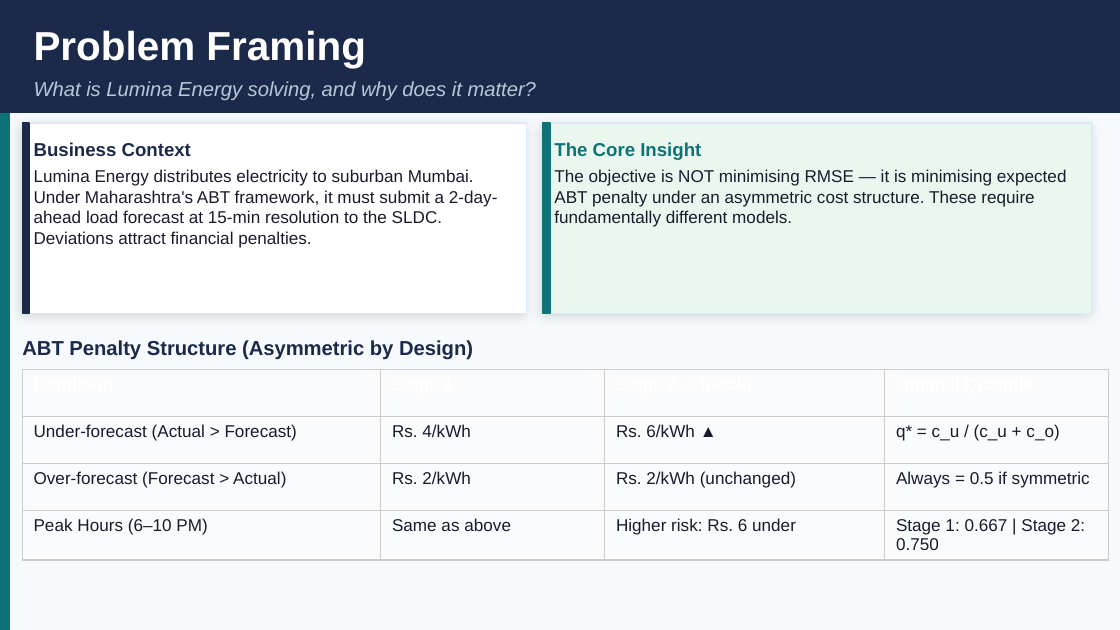
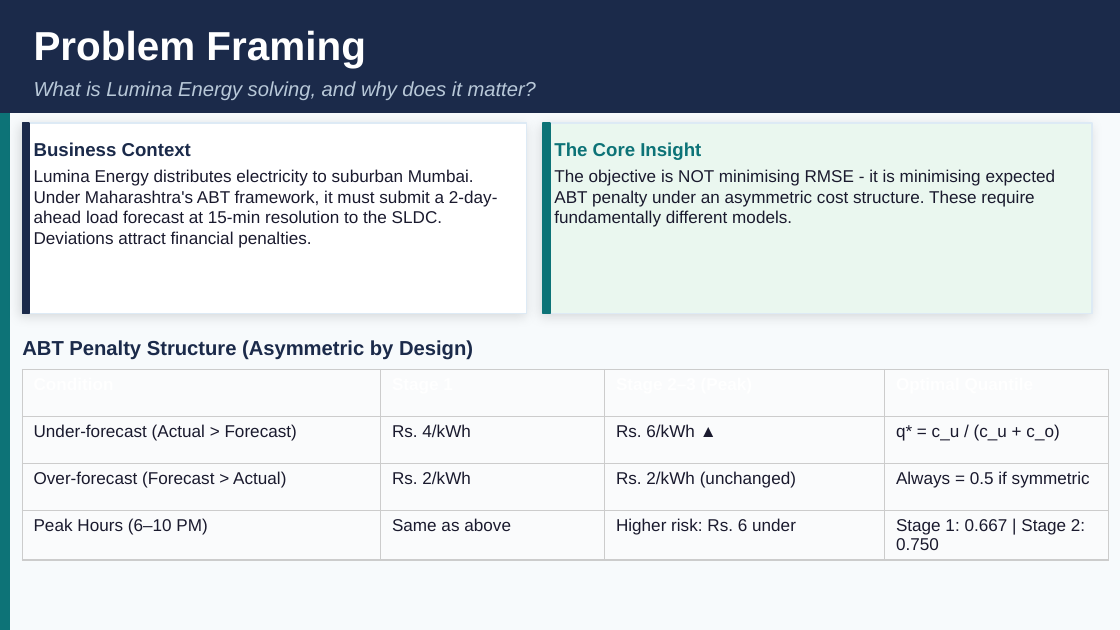
Before and after one commit to arnavgupta2004/DecodeX, a slide deck: slide 2 of Final Deliverables/GRIDSHIELD_Executive_Presentation.pptx. Drawn at 1120x630 pixels with LibreOffice and Linux fonts; fonts in the diff are those of the drawing. Boxes give left, top, right and bottom in pixels: in the first picture for what was removed or moved away, otherwise in the second. Text is boxed around its words. In the diff, an @@ line names an element or a change of style, - is before the commit and + after.

```diff
--- a/Final Deliverables/GRIDSHIELD_Executive_Presentation.pptx
+++ b/Final Deliverables/GRIDSHIELD_Executive_Presentation.pptx
@@ text at bbox=[554, 169, 1056, 227]: text changed @@
-The objective is NOT minimising RMSE — it is minimising expected ABT penalty under an asymmetric cost structure. These require fundamentally different models.
+The objective is NOT minimising RMSE - it is minimising expected ABT penalty under an asymmetric cost structure. These require fundamentally different models.
```
Also in this commit, not shown: 10 other slides changed, 3 slides added, 3 slides removed, 4 other files.
